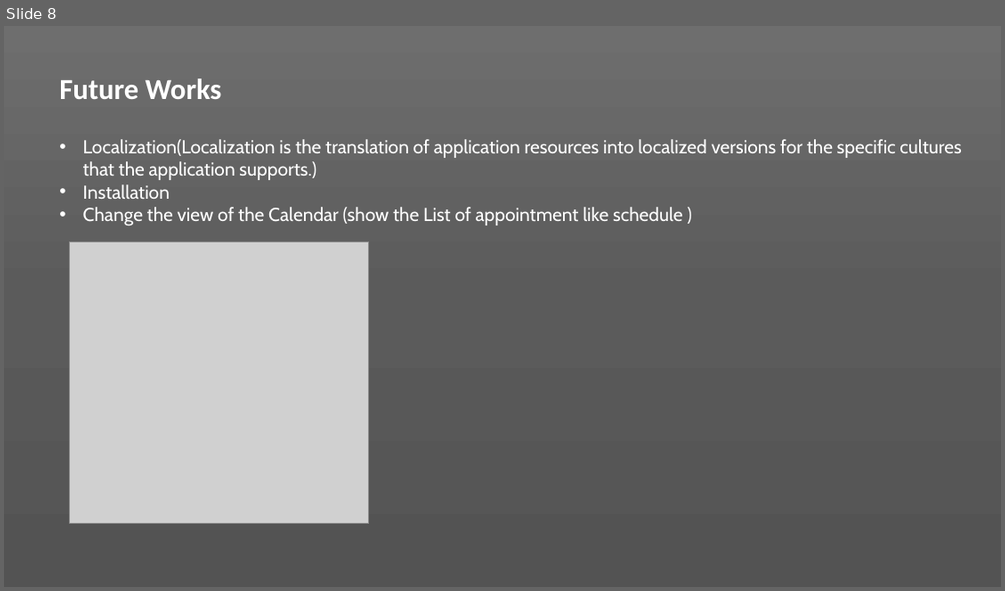
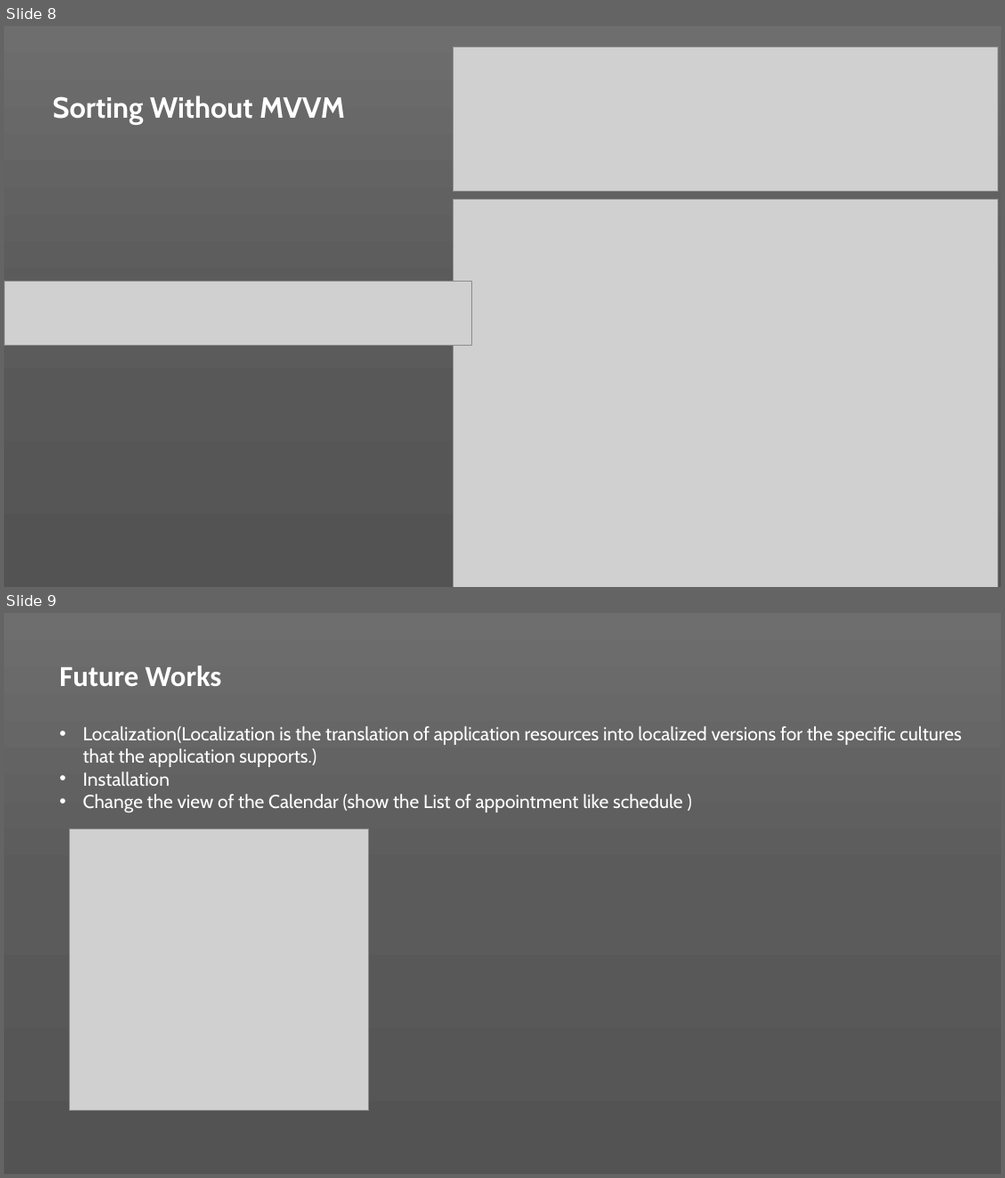
Before and after one commit to winotoj/ipd10-dotnet-CRM-Project, a slide deck: CRM PROJECT.pptx. Shown one above the other, each under a label of ours: slide 8 before the commit, slides 8 and 9 after it. The pictures are 1005x591 and 1005x1178 pixels, drawn with LibreOffice and Linux fonts; fonts in the diff are those of the drawing; grey boxes stand for pictures. Boxes give left, top, right and bottom in pixels: in the first picture for what was removed or moved away, otherwise in the second. Text is boxed around its words. In the diff, an @@ line names an element or a change of style, - is before the commit and + after.

Commit message:
* modified ppt, repaired sorting from query

```diff
--- a/CRM PROJECT.pptx
+++ b/CRM PROJECT.pptx
@@ slide 8 added at (x1=4, y1=26, x2=1001, y2=587), background gradient #6E6E6E to #5B5B5B to #545454 @@
@@ picture added at (x1=453, y1=47, x2=998, y2=192) @@
@@ text added at (x1=53, y1=95, x2=345, y2=125), 28 pt, text #FFFFFF, bold @@
+Sorting Without MVVM
@@ picture added at (x1=453, y1=199, x2=998, y2=587) @@
@@ picture added at (x1=4, y1=281, x2=472, y2=346) @@
@@ what was slide 8 is now slide 9 @@
```
Also in this commit, not shown: 2 slides changed, 4 other files.
